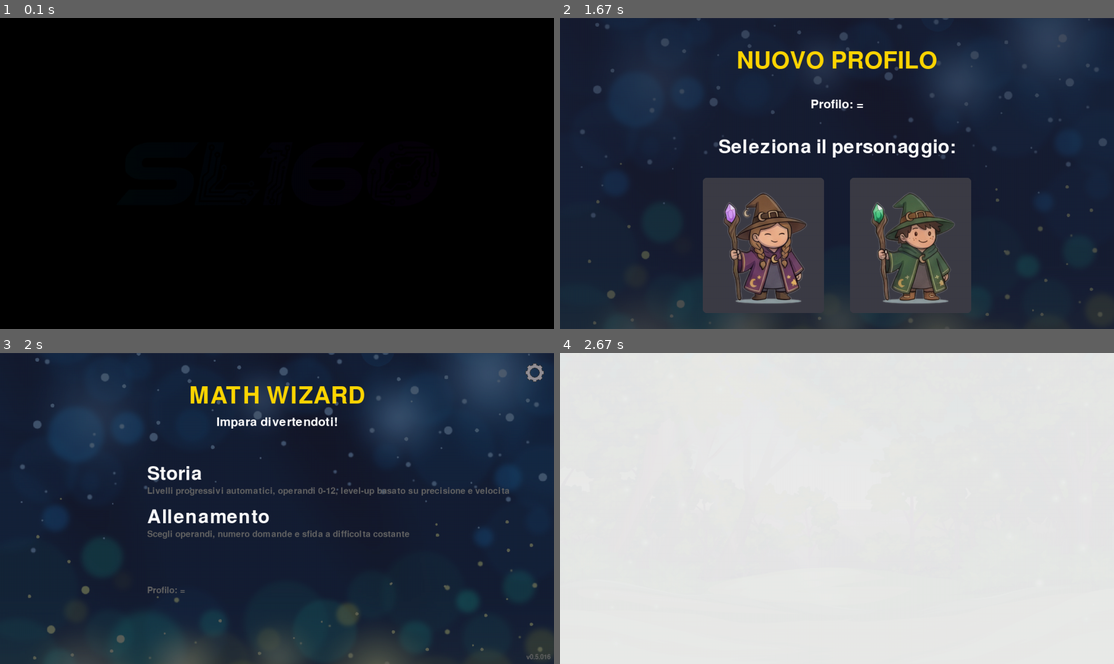
Above: before the commit, frames 1-4 (two rows, left to right).
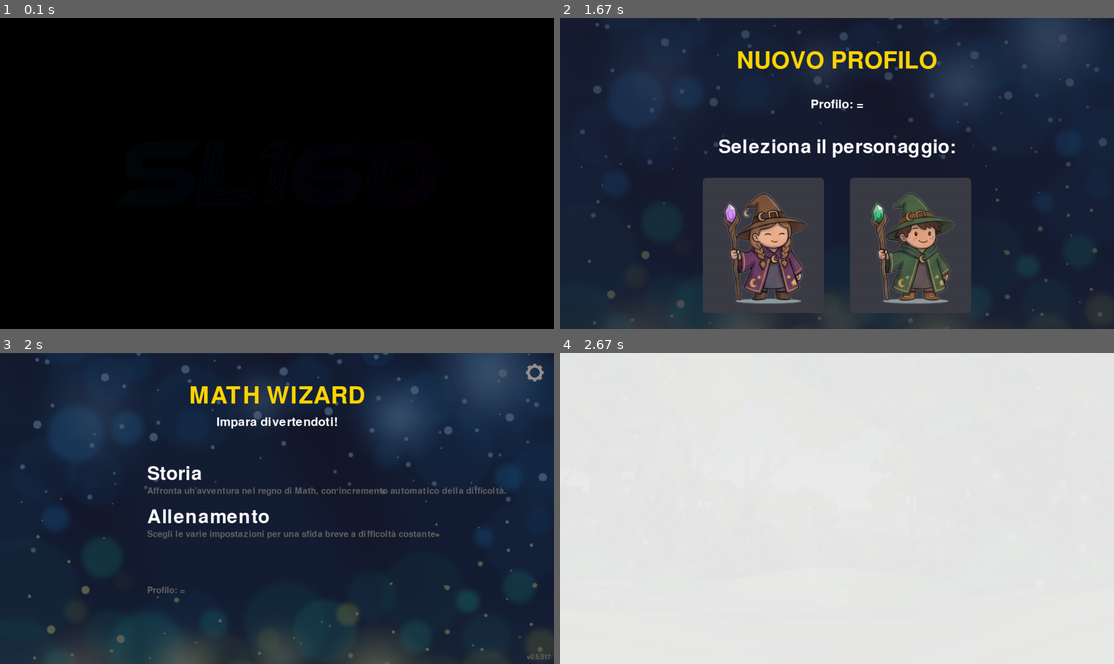
Above: after the commit, the same moments.

Repository: thefactor82/math-wizard
Game: pygame game, started from math-wizard.py
Two runs of this game, one before a commit and one after it. Both use one fixed random seed, a clock stepped at 60 frames per second and the inputs below.
Inputs:
- Up to frame 1 (0.1 s): no input
- Up to frame 2 (1.67 s): hold Right 0.33-0.8 s; click "Nuovo profilo" at 0.93 s; tap = at 1.22 s; tap Enter at 1.55 s
- Up to frame 3 (2 s): tap F at 1.88 s
- Up to frame 4 (2.67 s): tap 1 at 2.22 s; tap Space at 2.55 s

Frames 1-2 are identical in both runs. In frame 3, 1.1% of the frame differs, in the area x 26-100%, y 43-99%; in frame 4, nothing differs.

Commit message:
v0.5.017

Diff:
--- a/math-wizard.py
+++ b/math-wizard.py
@@ -285,7 +285,7 @@
                     break
         self.storia_idx = 0
 
-        self.version = "0.5.016"
+        self.version = "0.5.017"
 
         self.profili = []
         self.profilo_corrente = ""
@@ -1620,8 +1620,8 @@
         self.screen.blit(sottotitolo, rect)
 
         opzioni = [
-            ("Storia", "Livelli progressivi automatici, operandi 0-12, level-up basato su precisione e velocita"),
-            ("Allenamento", "Scegli operandi, numero domande e sfida a difficolta costante"),
+            ("Storia", "Affronta un'avventura nel regno di Math, con incremento automatico della difficoltà."),
+            ("Allenamento", "Scegli le varie impostazioni per una sfida breve a difficoltà costante"),
         ]
         for i, (tit, desc) in enumerate(opzioni):
             y = 280 + i * 100
